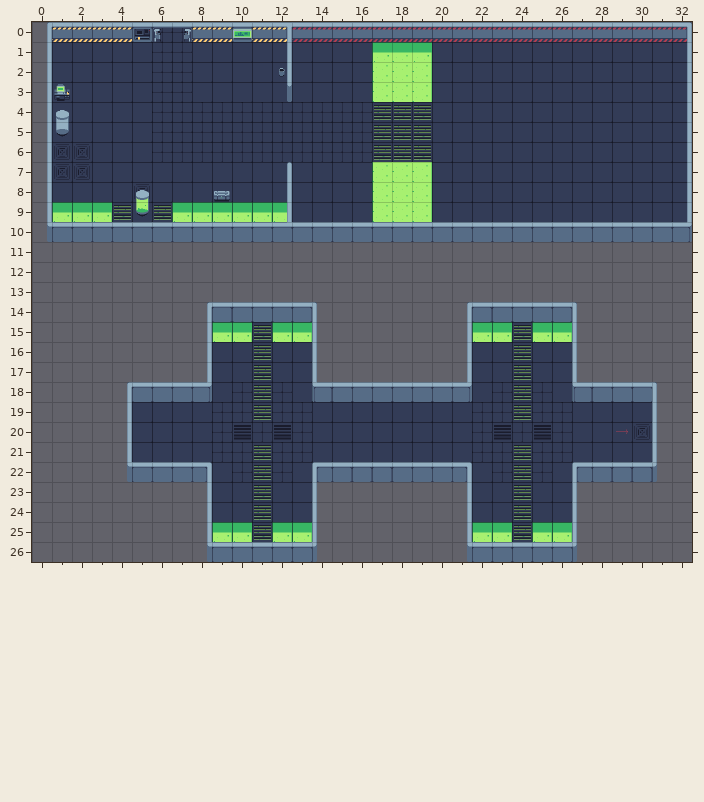
An edit to a level. Tiled map, image/tech2.tmx. The picture above was drawn from the file before the commit.
Cells are 32x32 px. Shown: x 0..32, y 0..26.
And afterwards:
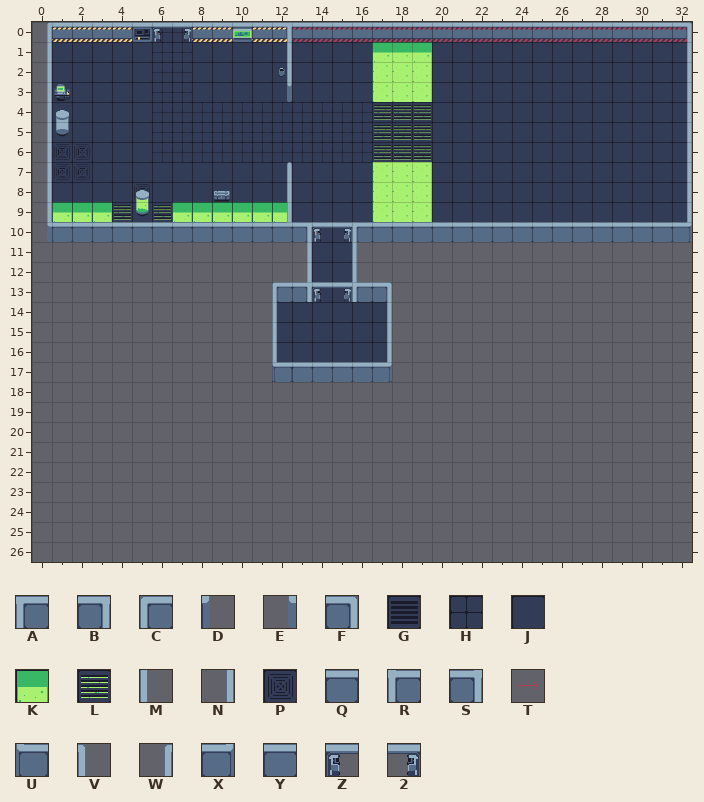
Key: from "tech": A 4, B 7, C 38, D 39, E 45, F 46, G 69, H 70, J 71, K 72, L 73, M 75, N 83, P 106, Q 185, R 186, S 194, T 233, U 334, V 335, W 341, X 342, Y 375; from "techprops": Z 336, 2 337.
_ is an empty cell, # one hidden under a higher layer.
Commit: nouvelle map pour tests portes
Diff:
{"where": "layer \"background\""}
{"y":10,"x":14,"old":"##","new":"JJ"}
{"y":11,"x":14,"old":"__","new":"JJ"}
{"y":12,"x":14,"old":"__","new":"JJ"}
{"y":13,"x":14,"old":"__","new":"JJ"}
{"y":14,"x":12,"old":"______","new":"JJJJJJ"}
{"y":15,"x":9,"old":"###","new":"___"}
{"y":15,"x":14,"old":"____","new":"JJJJ"}
{"y":15,"x":22,"old":"#####","new":"_____"}
{"y":16,"x":9,"old":"JJ#","new":"___"}
{"y":16,"x":14,"old":"____","new":"JJJJ"}
{"y":16,"x":22,"old":"JJ#JJ","new":"_____"}
{"y":17,"x":9,"old":"JJ#","new":"___"}
{"y":17,"x":17,"old":"_","new":"J"}
{"y":17,"x":22,"old":"JJ#JJ","new":"_____"}
{"y":18,"x":8,"old":"JJ###JJ","new":"_______"}
{"y":18,"x":21,"old":"JJ###JJ","new":"_______"}
{"y":19,"x":5,"old":"JJJJ#####JJJJJJJJ#####JJJJ","new":"__________________________"}
{"y":20,"x":5,"old":"JJJJ#####JJJJJJJJ#####JJJ#","new":"__________________________"}
{"y":21,"x":5,"old":"JJJJ#####JJJJJJJJ#####JJJJ","new":"__________________________"}
{"y":22,"x":8,"old":"JJ###JJ","new":"_______"}
{"y":22,"x":21,"old":"JJ###JJ","new":"_______"}
{"y":23,"x":9,"old":"JJ#JJ","new":"_____"}
{"y":23,"x":22,"old":"JJ#JJ","new":"_____"}
{"y":25,"x":9,"old":"#####","new":"_____"}
{"y":25,"x":22,"old":"#####","new":"_____"}
{"where": "layer \"walls\""}
{"y":10,"x":13,"old":"YYYY","new":"BZ2A"}
{"y":11,"x":13,"old":"_","new":"N"}
{"y":11,"x":16,"old":"_","new":"M"}
{"y":12,"x":13,"old":"_","new":"N"}
{"y":12,"x":16,"old":"_","new":"M"}
{"y":13,"x":12,"old":"______","new":"CSZ2RF"}
{"y":14,"x":8,"old":"WQYYYQV","new":"____M__"}
{"y":14,"x":17,"old":"_","new":"N"}
{"y":14,"x":21,"old":"WQYYYQV","new":"_______"}
{"y":15,"x":8,"old":"NKKLKKM","new":"____M__"}
{"y":15,"x":17,"old":"_","new":"N"}
{"y":15,"x":21,"old":"NKKLKKM","new":"_______"}
{"y":16,"x":8,"old":"N","new":"_"}
{"y":16,"x":11,"old":"L_","new":"_M"}
{"y":16,"x":14,"old":"M","new":"_"}
{"y":16,"x":17,"old":"_","new":"N"}
{"y":16,"x":21,"old":"N","new":"_"}
{"y":16,"x":24,"old":"L","new":"_"}
{"y":16,"x":27,"old":"M","new":"_"}
{"y":17,"x":8,"old":"N","new":"_"}
{"y":17,"x":11,"old":"L__M___","new":"_UYYYYX"}
{"y":17,"x":21,"old":"N","new":"_"}
{"y":17,"x":24,"old":"L","new":"_"}
{"y":17,"x":27,"old":"M","new":"_"}
{"y":18,"x":4,"old":"WYYYX","new":"_____"}
{"y":18,"x":10,"old":"HLH","new":"___"}
{"y":18,"x":14,"old":"UYYYYYYX","new":"________"}
{"y":18,"x":23,"old":"HLH","new":"___"}
{"y":18,"x":27,"old":"UYYYV","new":"_____"}
{"y":19,"x":4,"old":"N","new":"_"}
{"y":19,"x":9,"old":"HHLHH","new":"_____"}
{"y":19,"x":22,"old":"HHLHH","new":"_____"}
{"y":19,"x":31,"old":"M","new":"_"}
{"y":20,"x":4,"old":"N","new":"_"}
{"y":20,"x":9,"old":"HGHGH","new":"_____"}
{"y":20,"x":22,"old":"HGHGH","new":"_____"}
{"y":20,"x":29,"old":"TPM","new":"___"}
{"y":21,"x":4,"old":"N","new":"_"}
{"y":21,"x":9,"old":"HHLHH","new":"_____"}
{"y":21,"x":22,"old":"HHLHH","new":"_____"}
{"y":21,"x":31,"old":"M","new":"_"}
{"y":22,"x":4,"old":"EYYYF","new":"_____"}
{"y":22,"x":10,"old":"HLH","new":"___"}
{"y":22,"x":14,"old":"CQQQYYYF","new":"________"}
{"y":22,"x":23,"old":"HLH","new":"___"}
{"y":22,"x":27,"old":"CQQQD","new":"_____"}
{"y":23,"x":8,"old":"N","new":"_"}
{"y":23,"x":11,"old":"L","new":"_"}
{"y":23,"x":14,"old":"M","new":"_"}
{"y":23,"x":21,"old":"N","new":"_"}
{"y":23,"x":24,"old":"L","new":"_"}
{"y":23,"x":27,"old":"M","new":"_"}
{"y":24,"x":8,"old":"NJJLJJM","new":"_______"}
{"y":24,"x":21,"old":"NJJLJJM","new":"_______"}
{"y":25,"x":8,"old":"NKKLKKM","new":"_______"}
{"y":25,"x":21,"old":"NKKLKKM","new":"_______"}
{"y":26,"x":8,"old":"EYYYYYD","new":"_______"}
{"y":26,"x":21,"old":"EYYYYYD","new":"_______"}
